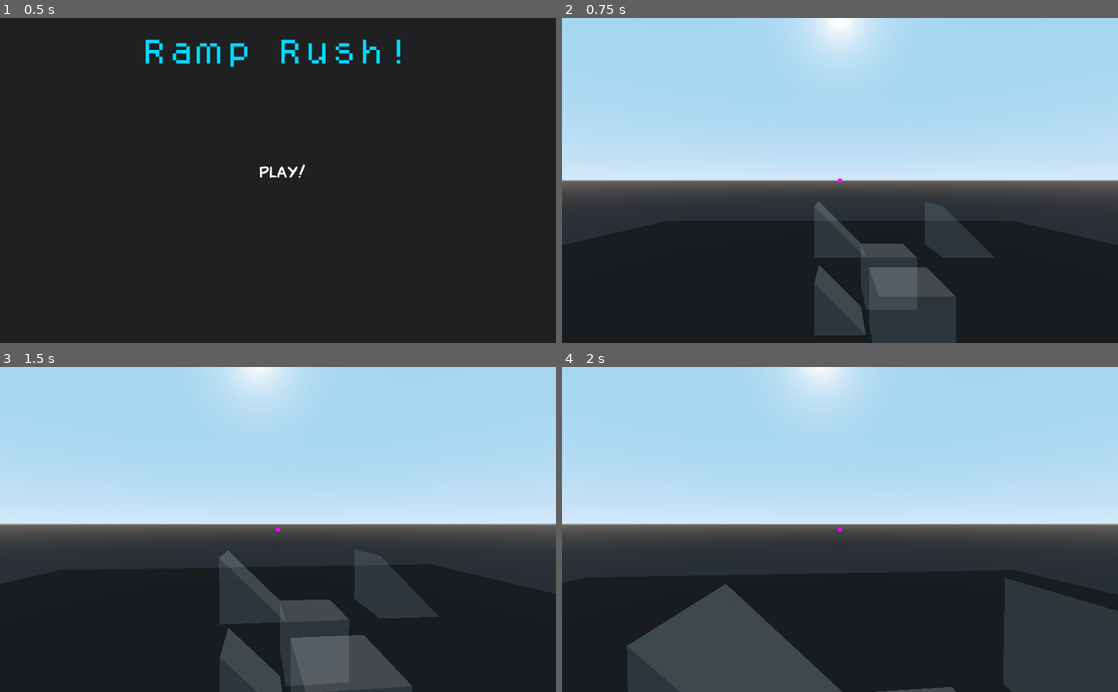
Above: before the commit, frames 1-4 (two rows, left to right).
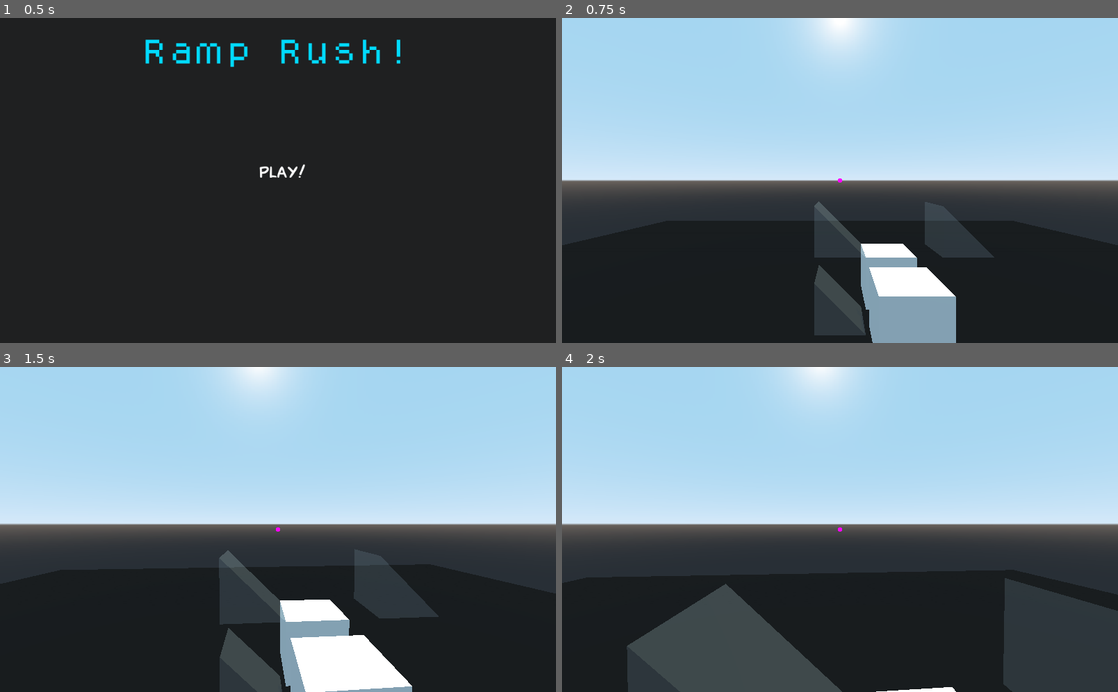
Above: after the commit, the same moments.

Repository: lpszeto/Ramp_Rush
Game: Godot game, scene res://Menu.tscn
Same seed, same stepped clock (60 frames per second), same inputs: the game is played once before the commit and once after it.
Inputs (mouse positions are in pixels of both pictures, inside the frame that each line leads up to):
- Up to frame 1 (0.5 s): no input
- Up to frame 2 (0.75 s): click "Play!" at 0.5 s
- Up to frame 3 (1.5 s): tap Enter (ui_accept) at 1.25 s; move the mouse to (305, 529) at 1.27 s; hold W (forward) from 1.28 s (still down); hold Enter (ui_accept) from 1.28 s (still down)
- Up to frame 4 (2 s): keep holding W (forward); keep holding Enter (ui_accept)

Frame 1 is identical in both runs. In frame 2, 4.2% of the frame differs, in the area x 53-71%, y 69-100%; in frame 3, 4.6%, in the area x 50-75%, y 71-100%; in frame 4, 0.1%.

Commit message:
solid ground

Diff:
--- a/Ramp Rush/BaseBlock.tscn
+++ b/Ramp Rush/BaseBlock.tscn
@@ -1,13 +1,10 @@
-[gd_scene load_steps=4 format=2]
-
-[ext_resource path="res://Ramp.gd" type="Script" id=1]
+[gd_scene load_steps=3 format=2]
 
 [sub_resource type="BoxShape" id=1]
 
 [sub_resource type="CubeMesh" id=2]
 
 [node name="BaseBlock" type="StaticBody" groups=["block"]]
-script = ExtResource( 1 )
 
 [node name="CollisionShape" type="CollisionShape" parent="."]
 shape = SubResource( 1 )
--- /dev/null
+++ b/Ramp Rush/Level1.tscn
@@ -0,0 +1,151 @@
+[gd_scene load_steps=6 format=2]
+
+[ext_resource path="res://BaseBlock.tscn" type="PackedScene" id=1]
+[ext_resource path="res://Pivot.tscn" type="PackedScene" id=2]
+[ext_resource path="res://Ball.tscn" type="PackedScene" id=3]
+[ext_resource path="res://Ramp.tscn" type="PackedScene" id=4]
+[ext_resource path="res://Main.gd" type="Script" id=5]
+
+[node name="Node" type="Node"]
+script = ExtResource( 5 )
+
+[node name="Ball" parent="." instance=ExtResource( 3 )]
+transform = Transform( 1, 0, 0, 0, 1, 0, 0, 0, 1, 0, 45, 0 )
+gravity_scale = 0.5
+
+[node name="Camera" parent="." instance=ExtResource( 2 )]
+transform = Transform( 1, 0, 0, 0, 1, 0, 0, 0, 1, 0, 7, 11 )
+
+[node name="BaseBlock" parent="." instance=ExtResource( 1 )]
+transform = Transform( 1, 0, 0, 0, 1, 0, 0, 0, 1, 0, 27, -2 )
+collision_layer = 2
+collision_mask = 512
+
+[node name="BaseBlock2" parent="." instance=ExtResource( 1 )]
+transform = Transform( 1, 0, 0, 0, 1, 0, 0, 0, 1, 0, 24, 2 )
+collision_layer = 2
+collision_mask = 512
+
+[node name="BaseBlock3" parent="." instance=ExtResource( 1 )]
+transform = Transform( 1, 0, 0, 0, 1, 0, 0, 0, 1, 2, 21, 0 )
+collision_layer = 2
+collision_mask = 512
+
+[node name="BaseBlock4" parent="." instance=ExtResource( 1 )]
+transform = Transform( 1, 0, 0, 0, 1, 0, 0, 0, 1, 5, 16, 0 )
+collision_layer = 2
+collision_mask = 512
+
+[node name="BaseBlock21" parent="." instance=ExtResource( 1 )]
+transform = Transform( 1, 0, 0, 0, 1, 0, 0, 0, 1, 7, 16, 0 )
+collision_layer = 2
+collision_mask = 512
+
+[node name="BaseBlock22" parent="." instance=ExtResource( 1 )]
+transform = Transform( 1, 0, 0, 0, 1, 0, 0, 0, 1, 9, 16, 0 )
+collision_layer = 2
+collision_mask = 512
+
+[node name="BaseBlock5" parent="." instance=ExtResource( 1 )]
+transform = Transform( 1, 0, 0, 0, 1, 0, 0, 0, 1, 3, 16, 0 )
+collision_layer = 2
+collision_mask = 512
+
+[node name="BaseBlock6" parent="." instance=ExtResource( 1 )]
+transform = Transform( 1, 0, 0, 0, 1, 0, 0, 0, 1, 1, 16, 0 )
+collision_layer = 2
+collision_mask = 512
+
+[node name="BaseBlock7" parent="." instance=ExtResource( 1 )]
+collision_layer = 2
+collision_mask = 512
+
+[node name="BaseBlock8" parent="." instance=ExtResource( 1 )]
+collision_layer = 2
+collision_mask = 512
+
+[node name="BaseBlock9" parent="." instance=ExtResource( 1 )]
+collision_layer = 2
+collision_mask = 512
+
+[node name="BaseBlock10" parent="." instance=ExtResource( 1 )]
+collision_layer = 2
+collision_mask = 512
+
+[node name="BaseBlock11" parent="." instance=ExtResource( 1 )]
+collision_layer = 2
+collision_mask = 512
+
+[node name="BaseBlock12" parent="." instance=ExtResource( 1 )]
+collision_layer = 2
+collision_mask = 512
+
+[node name="BaseBlock13" parent="." instance=ExtResource( 1 )]
+collision_layer = 2
+collision_mask = 512
+
+[node name="BaseBlock14" parent="." instance=ExtResource( 1 )]
+collision_layer = 2
+collision_mask = 512
+
+[node name="BaseBlock15" parent="." instance=ExtResource( 1 )]
+collision_layer = 2
+collision_mask = 512
+
+[node name="BaseBlock16" parent="." instance=ExtResource( 1 )]
+collision_layer = 2
+collision_mask = 512
+
+[node name="BaseBlock17" parent="." instance=ExtResource( 1 )]
+collision_layer = 2
+collision_mask = 512
+
+[node name="BaseBlock18" parent="." instance=ExtResource( 1 )]
+collision_layer = 2
+collision_mask = 512
+
+[node name="BaseBlock19" parent="." instance=ExtResource( 1 )]
+collision_layer = 2
+collision_mask = 512
+
+[node name="BaseBlock20" parent="." instance=ExtResource( 1 )]
+collision_layer = 2
+collision_mask = 512
+
+[node name="Ramp" parent="." instance=ExtResource( 4 )]
+transform = Transform( 1, 0, 0, 0, 1, 0, 0, 0, 1, 0, 23, 0 )
+
+[node name="Ramp2" parent="." instance=ExtResource( 4 )]
+transform = Transform( -5.96046e-08, 0, -1, 0, 1, 0, 1, 0, -5.96046e-08, 0, 26, 0 )
+
+[node name="Ramp3" parent="." instance=ExtResource( 4 )]
+transform = Transform( -4.37114e-08, 0, 1, 0, 1, 0, -1, 0, -4.37114e-08, 0, 29, 0 )
+
+[node name="Ramp4" parent="." instance=ExtResource( 4 )]
+transform = Transform( -1, 0, -8.74228e-08, 0, 1, 0, 8.74228e-08, 0, -1, 5, 19, 0 )
+
+[node name="Ramp5" parent="." instance=ExtResource( 4 )]
+
+[node name="Ramp6" parent="." instance=ExtResource( 4 )]
+
+[node name="Ramp7" parent="." instance=ExtResource( 4 )]
+
+[node name="Ramp8" parent="." instance=ExtResource( 4 )]
+
+[node name="Ramp9" parent="." instance=ExtResource( 4 )]
+
+[node name="Ramp10" parent="." instance=ExtResource( 4 )]
+
+[node name="Ramp11" parent="." instance=ExtResource( 4 )]
+
+[node name="Ramp12" parent="." instance=ExtResource( 4 )]
+
+[node name="Ramp13" parent="." instance=ExtResource( 4 )]
+
+[node name="Ramp14" parent="." instance=ExtResource( 4 )]
+
+[node name="Ramp15" parent="." instance=ExtResource( 4 )]
+
+[node name="Ramp16" parent="." instance=ExtResource( 4 )]
+
+[node name="Ramp17" parent="." instance=ExtResource( 4 )]
--- a/Ramp Rush/Main.tscn
+++ b/Ramp Rush/Main.tscn
@@ -52,7 +52,7 @@
 [node name="StartPosition" type="Position3D" parent="."]
 transform = Transform( 1, 0, 0, 0, 1, 0, 0, 0, 1, 0, 15, 0 )
 
-[node name="Ground" type="Area" parent="."]
+[node name="Ground" type="StaticBody" parent="."]
 transform = Transform( 1, 0, 0, 0, 1, 0, 0, 0, 1, 0, -1, 0 )
 collision_mask = 6
 
@@ -160,7 +160,6 @@
 [node name="RespawnTimer" type="Timer" parent="."]
 one_shot = true
 
-[connection signal="body_entered" from="Ground" to="." method="_on_Ground_body_entered"]
 [connection signal="pressed" from="Control/Win/Menu" to="Control/Win/Menu" method="_on_Menu_pressed"]
 [connection signal="pressed" from="Control/Lose/Menu" to="Control/Lose/Menu" method="_on_Menu_pressed"]
 [connection signal="timeout" from="RespawnTimer" to="." method="_on_RespawnTimer_timeout"]
--- a/Ramp Rush/Ramp.gd
+++ b/Ramp Rush/Ramp.gd
@@ -22,9 +22,9 @@
 
 #change the layer to none and the color fo a lower alpha value when not used
 #
-#func _unhandled_input(event):
-#	if event.is_action_pressed("ui_accept"):
-#		toggleUse()
+func _unhandled_input(event):
+	if event.is_action_pressed("ui_accept"):
+		toggleUse()
 
 func toggleUse():
 	#changes it from ramp placed to not placed
